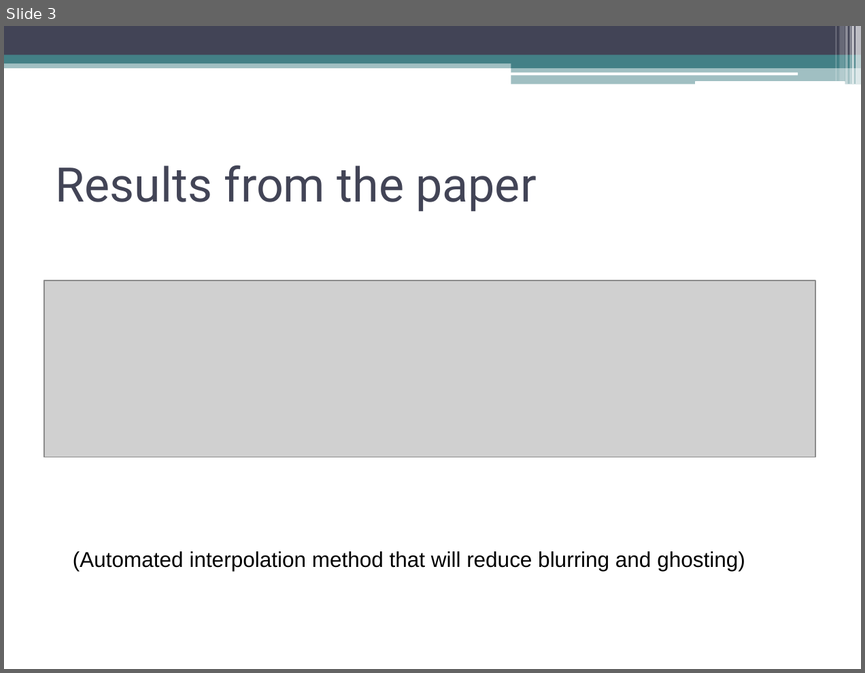
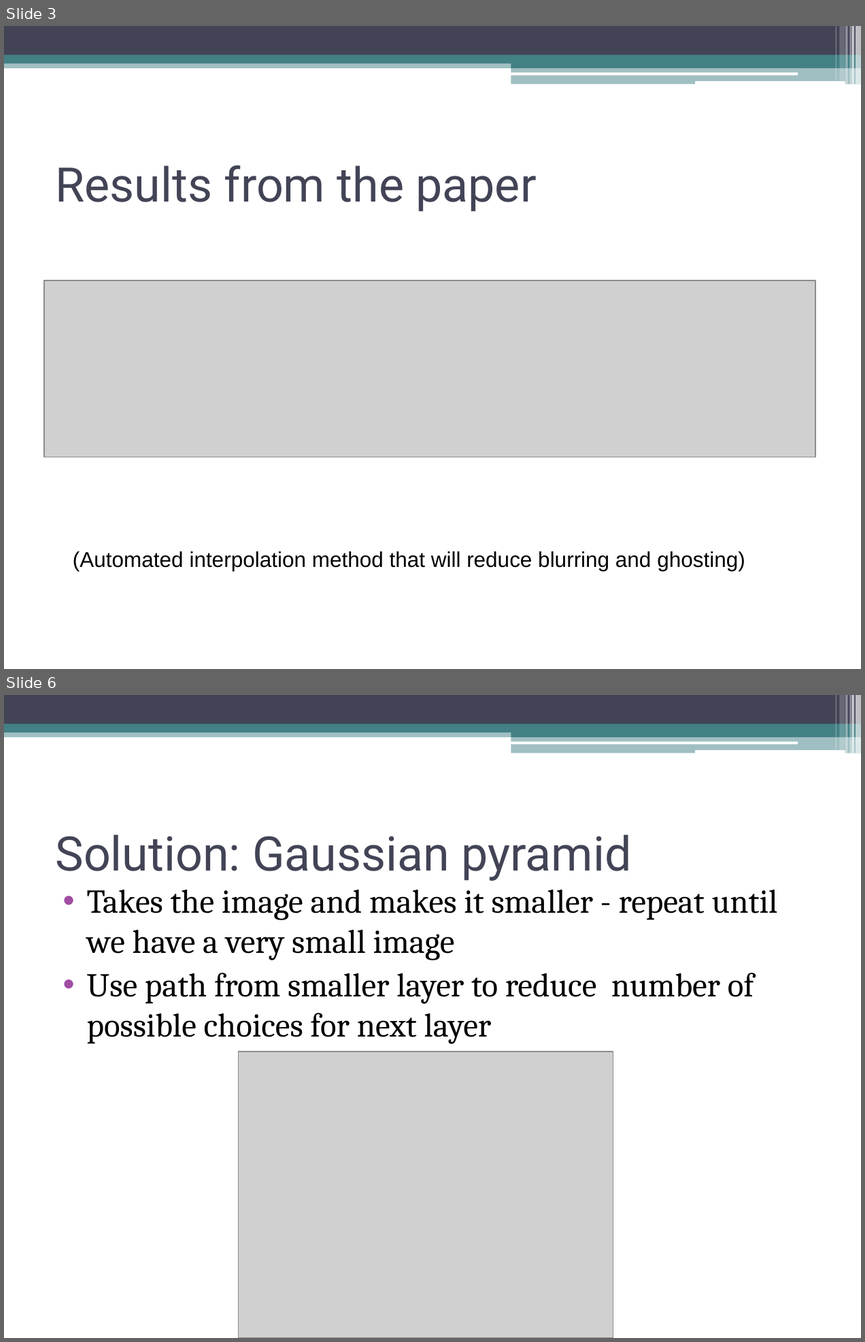
Before and after one commit to tmp0910/hmcinterpolation, a slide deck: FinalPresentation.ppt. Shown one above the other, each under a label of ours: slide 3 before the commit, slides 3 and 6 after it; the slides between them are not shown. The pictures are 865x673 and 865x1342 pixels, drawn with LibreOffice and Linux fonts; fonts in the diff are those of the drawing; grey boxes stand for pictures. Boxes give left, top, right and bottom in pixels: in the first picture for what was removed or moved away, otherwise in the second. Text is boxed around its words. In the diff, an @@ line names an element or a change of style, - is before the commit and + after.

```diff
--- a/FinalPresentation.ppt
+++ b/FinalPresentation.ppt
@@ slide 6 added at bbox=[4, 695, 861, 1338], background #FFFFFF; not listed: 13 template elements that a slide beside it also shows @@
@@ title added at bbox=[56, 834, 631, 881], 40 pt, text #424456 @@
+Solution: Gaussian pyramid
@@ text added at bbox=[87, 889, 778, 1044], 28 pt, text #000000 @@
+• Takes the image and makes it smaller - repeat until we have a very small image
+• Use path from smaller layer to reduce number of possible choices for next layer
@@ picture added at bbox=[238, 1051, 613, 1338] @@
```
Also in this commit, not shown: 2 slides changed, 12 other slides added, 4 slides removed, 1 other file.
